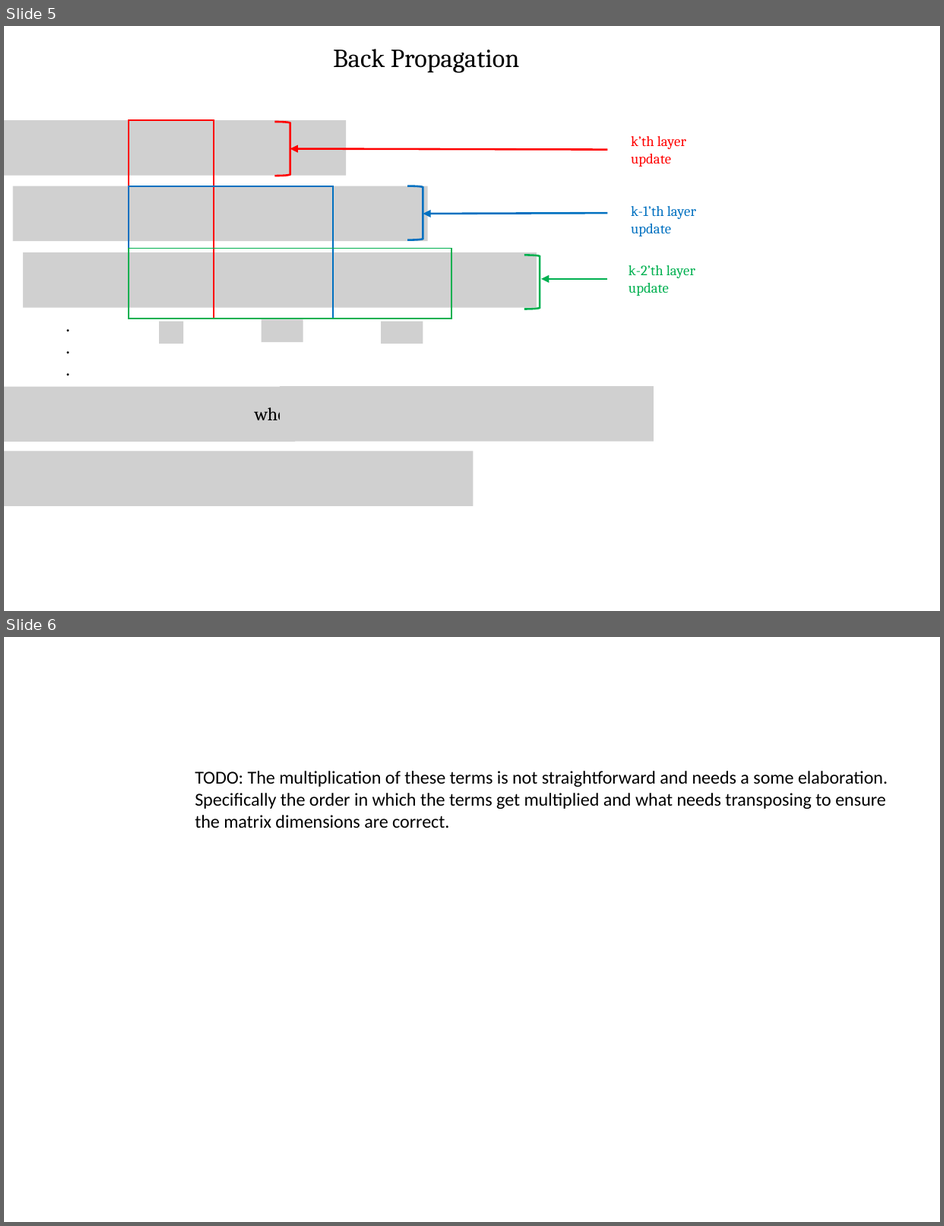
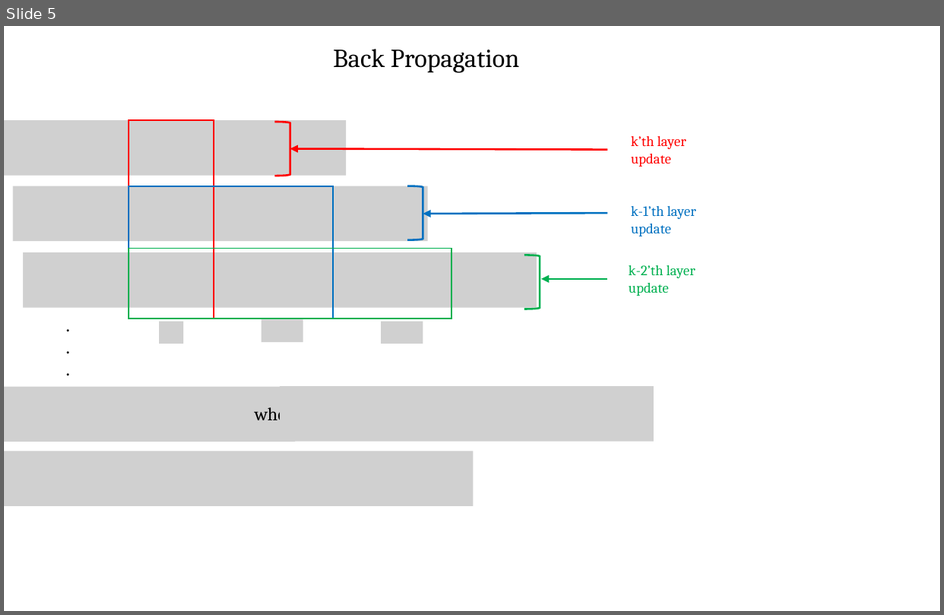
Before and after one commit to MaxMenenberg/CourseraDeepLearning, a slide deck: Course #1 Neural Networks and Deep Learning/Neural Networks/NeuralNetworkModel.pptx. Shown one above the other, each under a label of ours: slides 5 and 6 before the commit, slide 5 after it. The pictures are 944x1226 and 944x615 pixels, drawn with LibreOffice and Linux fonts; fonts in the diff are those of the drawing; grey boxes stand for pictures. Boxes give left, top, right and bottom in pixels: in the first picture for what was removed or moved away, otherwise in the second. Text is boxed around its words. In the diff, an @@ line names an element or a change of style, - is before the commit and + after.

```diff
--- a/Course #1 Neural Networks and Deep Learning/Neural Networks/NeuralNetworkModel.pptx
+++ b/Course #1 Neural Networks and Deep Learning/Neural Networks/NeuralNetworkModel.pptx
@@ slide 6 removed at (4, 637, 940, 1222), background #FFFFFF @@
@@ text removed at (195, 771, 888, 828) @@
-TODO: The multiplication of these terms is not straightforward and needs a some elaboration.
-Specifically the order in which the terms get multiplied and what needs transposing to ensure
-the matrix dimensions are correct.
```
Also in this commit, not shown: 1 slide added, 3 other files.
